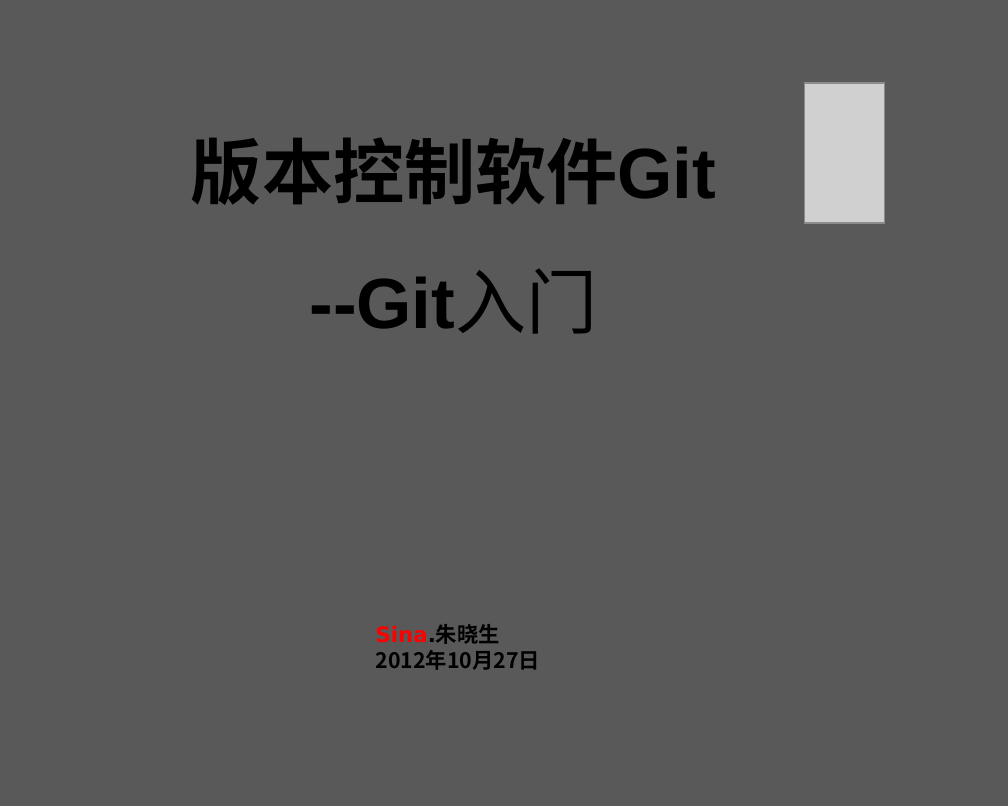
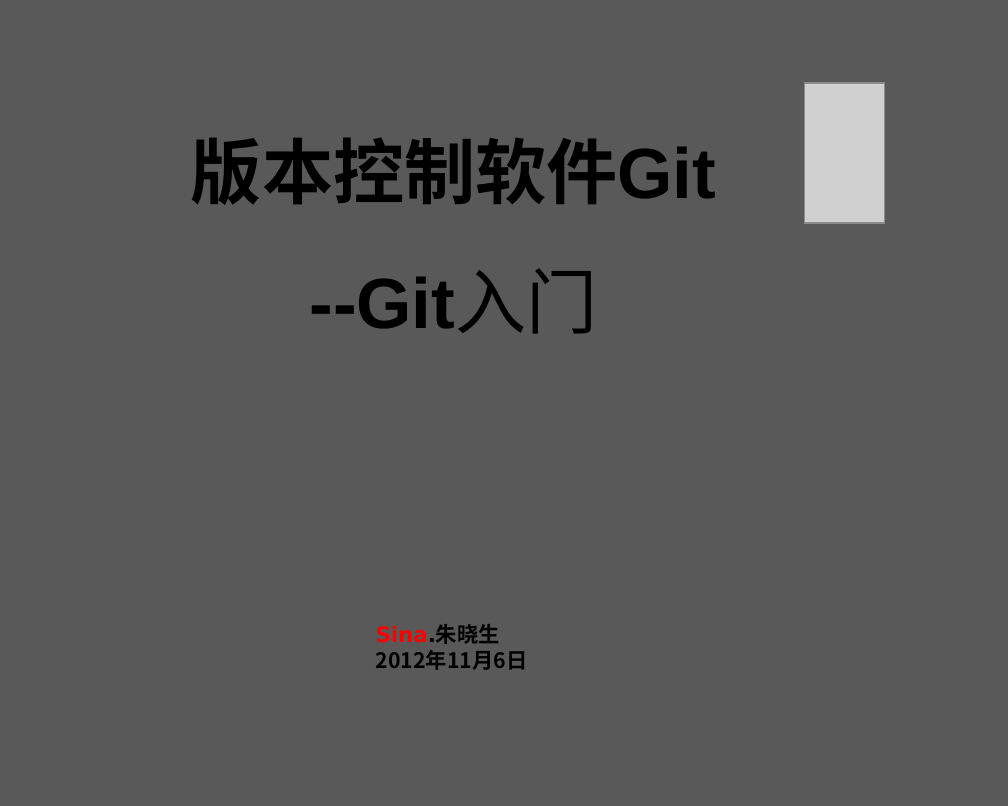
Before and after one commit to wapcms/docs, a slide deck: slide 1 of gittt.ppt. Drawn at 1008x806 pixels with LibreOffice and Linux fonts; fonts in the diff are those of the drawing; grey boxes stand for pictures; background and template pictures are left out. Boxes give left, top, right and bottom in pixels: in the first picture for what was removed or moved away, otherwise in the second. Text is boxed around its words. In the diff, an @@ line names an element or a change of style, - is before the commit and + after.

```diff
--- a/gittt.ppt
+++ b/gittt.ppt
@@ text at (x1=376, y1=650, x2=528, y2=670): text changed @@
-2012年10月27日
+2012年11月6日
```
Also in this commit, not shown: 1 other slide changed.
